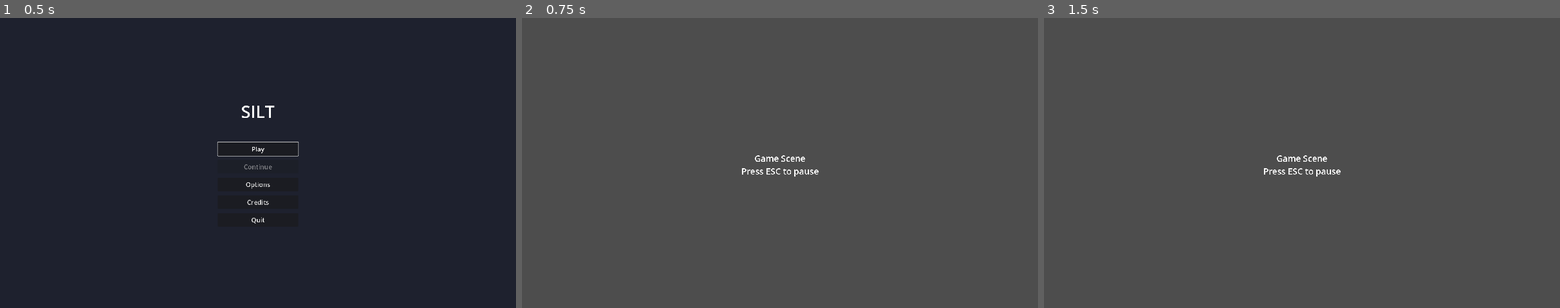
Above: before the commit, frames 1-3 (left to right).
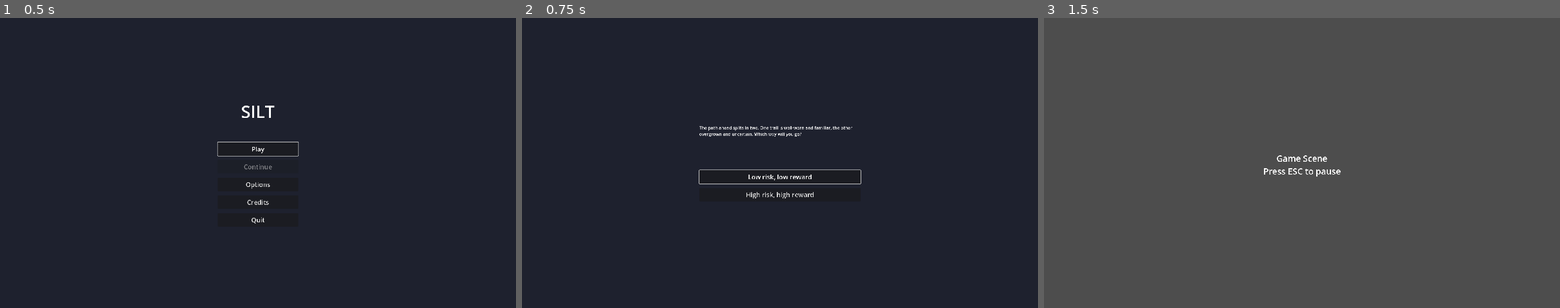
Above: after the commit, the same moments.

Repository: aartcmeijer-hash/silt-2
Game: Godot game, scene res://scenes/menus/main_menu.tscn
Same seed, same stepped clock (60 frames per second), same inputs: the game is played once before the commit and once after it.
Inputs (mouse positions are in pixels of both pictures, inside the frame that each line leads up to):
- Up to frame 1 (0.5 s): no input
- Up to frame 2 (0.75 s): click "Play" at 0.5 s
- Up to frame 3 (1.5 s): click (1302, 177) at 1.25 s, where only the run after the commit has a clickable "Low risk, low reward"

Frame 1 is identical in both runs. In frame 2, 100% of the frame differs, in the area x 0-100%, y 0-100%; in frame 3, nothing differs.

Commit message:
Add reusable choice screen system with intro decision
Implement a data-driven choice screen that can be reused throughout
the game. Choices are defined via Resource files (ChoiceOption and
ChoiceScreenData) and the screen dynamically generates buttons.

- Add ChoiceOption resource for individual choices with destination,
  ID, enabled state, and metadata
- Add ChoiceScreenData resource for screen content (flavor text,
  title, choices array)
- Add ChoiceScreen scene/script that loads from resources
- Add choice tracking to GameManager (history, signals, helpers)
- Create intro choice screen with low/high risk options
- Update start_new_game() to show intro choice first

Co-Authored-By: Claude Opus 4.5 <noreply@anthropic.com>

Diff:
--- /dev/null
+++ b/resources/choices/intro_choice_screen.tres
@@ -0,0 +1,13 @@
+[gd_resource type="Resource" script_class="ChoiceScreenData" load_steps=4 format=3 uid="uid://ekq4f0i7p6txc"]
+
+[ext_resource type="Script" path="res://scripts/resources/choice_screen_data.gd" id="1_choice_screen_data"]
+[ext_resource type="Resource" uid="uid://cxp2d8g5n4rwa" path="res://resources/choices/intro_low_risk.tres" id="2_low_risk"]
+[ext_resource type="Resource" uid="uid://dkp3e9h6o5swb" path="res://resources/choices/intro_high_risk.tres" id="3_high_risk"]
+
+[resource]
+script = ExtResource("1_choice_screen_data")
+flavor_text = "The path ahead splits in two. One trail is well-worn and familiar, the other overgrown and uncertain. Which way will you go?"
+title = ""
+choices = [ExtResource("2_low_risk"), ExtResource("3_high_risk")]
+background_color = Color(0.118, 0.129, 0.18, 1)
+screen_id = "intro_choice"
--- /dev/null
+++ b/resources/choices/intro_high_risk.tres
@@ -0,0 +1,14 @@
+[gd_resource type="Resource" script_class="ChoiceOption" load_steps=2 format=3 uid="uid://dkp3e9h6o5swb"]
+
+[ext_resource type="Script" path="res://scripts/resources/choice_option.gd" id="1_choice_option"]
+
+[resource]
+script = ExtResource("1_choice_option")
+label = "High risk, high reward"
+description = "Fortune favors the bold"
+destination_scene = "res://scenes/game/game.tscn"
+choice_id = "intro_high_risk"
+is_enabled = true
+metadata = {
+"risk_level": "high"
+}
--- /dev/null
+++ b/resources/choices/intro_low_risk.tres
@@ -0,0 +1,14 @@
+[gd_resource type="Resource" script_class="ChoiceOption" load_steps=2 format=3 uid="uid://cxp2d8g5n4rwa"]
+
+[ext_resource type="Script" path="res://scripts/resources/choice_option.gd" id="1_choice_option"]
+
+[resource]
+script = ExtResource("1_choice_option")
+label = "Low risk, low reward"
+description = "Play it safe"
+destination_scene = "res://scenes/game/game.tscn"
+choice_id = "intro_low_risk"
+is_enabled = true
+metadata = {
+"risk_level": "low"
+}
--- /dev/null
+++ b/scenes/game/intro_choice.tscn
@@ -0,0 +1,57 @@
+[gd_scene load_steps=3 format=3 uid="uid://bqeauymy60y7n"]
+
+[ext_resource type="Script" path="res://scripts/menus/choice_screen.gd" id="1_choice_screen"]
+[ext_resource type="Resource" uid="uid://ekq4f0i7p6txc" path="res://resources/choices/intro_choice_screen.tres" id="2_intro_choice_data"]
+
+[node name="IntroChoice" type="Control"]
+layout_mode = 3
+anchors_preset = 15
+anchor_right = 1.0
+anchor_bottom = 1.0
+grow_horizontal = 2
+grow_vertical = 2
+script = ExtResource("1_choice_screen")
+choice_data = ExtResource("2_intro_choice_data")
+
+[node name="ColorRect" type="ColorRect" parent="."]
+layout_mode = 1
+anchors_preset = 15
+anchor_right = 1.0
+anchor_bottom = 1.0
+grow_horizontal = 2
+grow_vertical = 2
+color = Color(0.118, 0.129, 0.18, 1)
+
+[node name="CenterContainer" type="CenterContainer" parent="."]
+layout_mode = 1
+anchors_preset = 15
+anchor_right = 1.0
+anchor_bottom = 1.0
+grow_horizontal = 2
+grow_vertical = 2
+
+[node name="VBoxContainer" type="VBoxContainer" parent="CenterContainer"]
+layout_mode = 2
+theme_override_constants/separation = 20
+
+[node name="Title" type="Label" parent="CenterContainer/VBoxContainer"]
+layout_mode = 2
+theme_override_font_sizes/font_size = 48
+horizontal_alignment = 1
+
+[node name="FlavorText" type="RichTextLabel" parent="CenterContainer/VBoxContainer"]
+custom_minimum_size = Vector2(600, 100)
+layout_mode = 2
+bbcode_enabled = true
+text = "Flavor text goes here..."
+fit_content = true
+scroll_active = false
+
+[node name="Spacer" type="Control" parent="CenterContainer/VBoxContainer"]
+custom_minimum_size = Vector2(0, 30)
+layout_mode = 2
+
+[node name="ChoiceContainer" type="VBoxContainer" parent="CenterContainer/VBoxContainer"]
+layout_mode = 2
+theme_override_constants/separation = 16
+alignment = 1
--- /dev/null
+++ b/scenes/menus/choice_screen.tscn
@@ -0,0 +1,55 @@
+[gd_scene load_steps=2 format=3 uid="uid://dkx8p3n2qvwm5"]
+
+[ext_resource type="Script" path="res://scripts/menus/choice_screen.gd" id="1_choice_screen"]
+
+[node name="ChoiceScreen" type="Control"]
+layout_mode = 3
+anchors_preset = 15
+anchor_right = 1.0
+anchor_bottom = 1.0
+grow_horizontal = 2
+grow_vertical = 2
+script = ExtResource("1_choice_screen")
+
+[node name="ColorRect" type="ColorRect" parent="."]
+layout_mode = 1
+anchors_preset = 15
+anchor_right = 1.0
+anchor_bottom = 1.0
+grow_horizontal = 2
+grow_vertical = 2
+color = Color(0.118, 0.129, 0.18, 1)
+
+[node name="CenterContainer" type="CenterContainer" parent="."]
+layout_mode = 1
+anchors_preset = 15
+anchor_right = 1.0
+anchor_bottom = 1.0
+grow_horizontal = 2
+grow_vertical = 2
+
+[node name="VBoxContainer" type="VBoxContainer" parent="CenterContainer"]
+layout_mode = 2
+theme_override_constants/separation = 20
+
+[node name="Title" type="Label" parent="CenterContainer/VBoxContainer"]
+layout_mode = 2
+theme_override_font_sizes/font_size = 48
+horizontal_alignment = 1
+
+[node name="FlavorText" type="RichTextLabel" parent="CenterContainer/VBoxContainer"]
+custom_minimum_size = Vector2(600, 100)
+layout_mode = 2
+bbcode_enabled = true
+text = "Flavor text goes here..."
+fit_content = true
+scroll_active = false
+
+[node name="Spacer" type="Control" parent="CenterContainer/VBoxContainer"]
+custom_minimum_size = Vector2(0, 30)
+layout_mode = 2
+
+[node name="ChoiceContainer" type="VBoxContainer" parent="CenterContainer/VBoxContainer"]
+layout_mode = 2
+theme_override_constants/separation = 16
+alignment = 1
--- /dev/null
+++ b/scenes/ui/choice_button.tscn
@@ -0,0 +1,5 @@
+[gd_scene format=3 uid="uid://bxp2c7f8m3qvd"]
+
+[node name="ChoiceButton" type="Button"]
+custom_minimum_size = Vector2(300, 50)
+theme_override_font_sizes/font_size = 24
--- a/scripts/autoload/game_manager.gd
+++ b/scripts/autoload/game_manager.gd
@@ -5,11 +5,13 @@
 signal game_started
 signal game_resumed
 signal game_paused
+signal choice_made(choice_id: String, screen_id: String, metadata: Dictionary)
 
 enum GameState { MENU, PLAYING, PAUSED }
 
 var current_state: GameState = GameState.MENU
 var has_save_data: bool = false
+var choice_history: Array[Dictionary] = []
 
 const SAVE_PATH := "user://savegame.save"
 
@@ -24,8 +26,9 @@
 
 func start_new_game() -> void:
 	current_state = GameState.PLAYING
+	choice_history.clear()
 	game_started.emit()
-	get_tree().change_scene_to_file("res://scenes/game/game.tscn")
+	get_tree().change_scene_to_file("res://scenes/game/intro_choice.tscn")
 
 
 func continue_game() -> void:
@@ -57,3 +60,29 @@
 func load_game() -> Dictionary:
 	# TODO: Implement load system
 	return {}
+
+
+func record_choice(choice_id: String, screen_id: String, metadata: Dictionary = {}) -> void:
+	var choice_record := {
+		"choice_id": choice_id,
+		"screen_id": screen_id,
+		"metadata": metadata,
+		"timestamp": Time.get_ticks_msec()
+	}
+	choice_history.append(choice_record)
+	choice_made.emit(choice_id, screen_id, metadata)
+
+
+func get_choice_history() -> Array[Dictionary]:
+	return choice_history.duplicate()
+
+
+func has_made_choice(choice_id: String) -> bool:
+	return choice_history.any(func(record): return record.choice_id == choice_id)
+
+
+func get_choice_metadata(choice_id: String) -> Dictionary:
+	for record in choice_history:
+		if record.choice_id == choice_id:
+			return record.metadata
+	return {}
--- /dev/null
+++ b/scripts/menus/choice_screen.gd
@@ -0,0 +1,74 @@
+extends Control
+## Reusable choice screen that displays flavor text and navigable choices.
+## Content is loaded from ChoiceScreenData resources.
+
+signal choice_selected(choice_id: String, choice_option: ChoiceOption)
+signal screen_presented(screen_id: String)
+
+@export var choice_data: ChoiceScreenData
+
+@onready var flavor_text_label: RichTextLabel = $CenterContainer/VBoxContainer/FlavorText
+@onready var title_label: Label = $CenterContainer/VBoxContainer/Title
+@onready var choice_container: VBoxContainer = $CenterContainer/VBoxContainer/ChoiceContainer
+@onready var background: ColorRect = $ColorRect
+
+const CHOICE_BUTTON_SCENE := preload("res://scenes/ui/choice_button.tscn")
+
+
+func _ready() -> void:
+	if choice_data:
+		setup_screen(choice_data)
+
+
+func setup_screen(data: ChoiceScreenData) -> void:
+	if not data:
+		push_error("ChoiceScreen: choice_data is null")
+		return
+
+	if data.choices.is_empty():
+		push_error("ChoiceScreen '%s': No choices defined" % data.screen_id)
+		return
+
+	background.color = data.background_color
+
+	if data.title.is_empty():
+		title_label.hide()
+	else:
+		title_label.text = data.title
+		title_label.show()
+
+	flavor_text_label.text = data.flavor_text
+
+	for child in choice_container.get_children():
+		child.queue_free()
+
+	var first_enabled_button: Button = null
+	for choice in data.choices:
+		var button: Button = CHOICE_BUTTON_SCENE.instantiate()
+		choice_container.add_child(button)
+
+		button.text = choice.label
+		button.disabled = not choice.is_enabled
+		button.tooltip_text = choice.description
+
+		button.pressed.connect(_on_choice_pressed.bind(choice))
+
+		if choice.is_enabled and first_enabled_button == null:
+			first_enabled_button = button
+
+	if first_enabled_button:
+		first_enabled_button.grab_focus()
+
+	screen_presented.emit(data.screen_id)
+
+
+func _on_choice_pressed(choice: ChoiceOption) -> void:
+	choice_selected.emit(choice.choice_id, choice)
+
+	if not choice.choice_id.is_empty():
+		GameManager.record_choice(choice.choice_id, choice_data.screen_id, choice.metadata)
+
+	if not choice.destination_scene.is_empty():
+		get_tree().change_scene_to_file(choice.destination_scene)
+	else:
+		push_warning("Choice '%s' has no destination scene" % choice.label)
--- /dev/null
+++ b/scripts/resources/choice_option.gd
@@ -0,0 +1,9 @@
+class_name ChoiceOption extends Resource
+## Represents a single selectable choice with its destination and effects.
+
+@export var label: String = ""
+@export var description: String = ""
+@export_file("*.tscn") var destination_scene: String = ""
+@export var choice_id: String = ""
+@export var is_enabled: bool = true
+@export var metadata: Dictionary = {}
--- /dev/null
+++ b/scripts/resources/choice_screen_data.gd
@@ -0,0 +1,8 @@
+class_name ChoiceScreenData extends Resource
+## Defines all content for a choice screen including text and options.
+
+@export_multiline var flavor_text: String = ""
+@export var title: String = ""
+@export var choices: Array[ChoiceOption] = []
+@export var background_color: Color = Color(0.118, 0.129, 0.18, 1)
+@export var screen_id: String = ""
